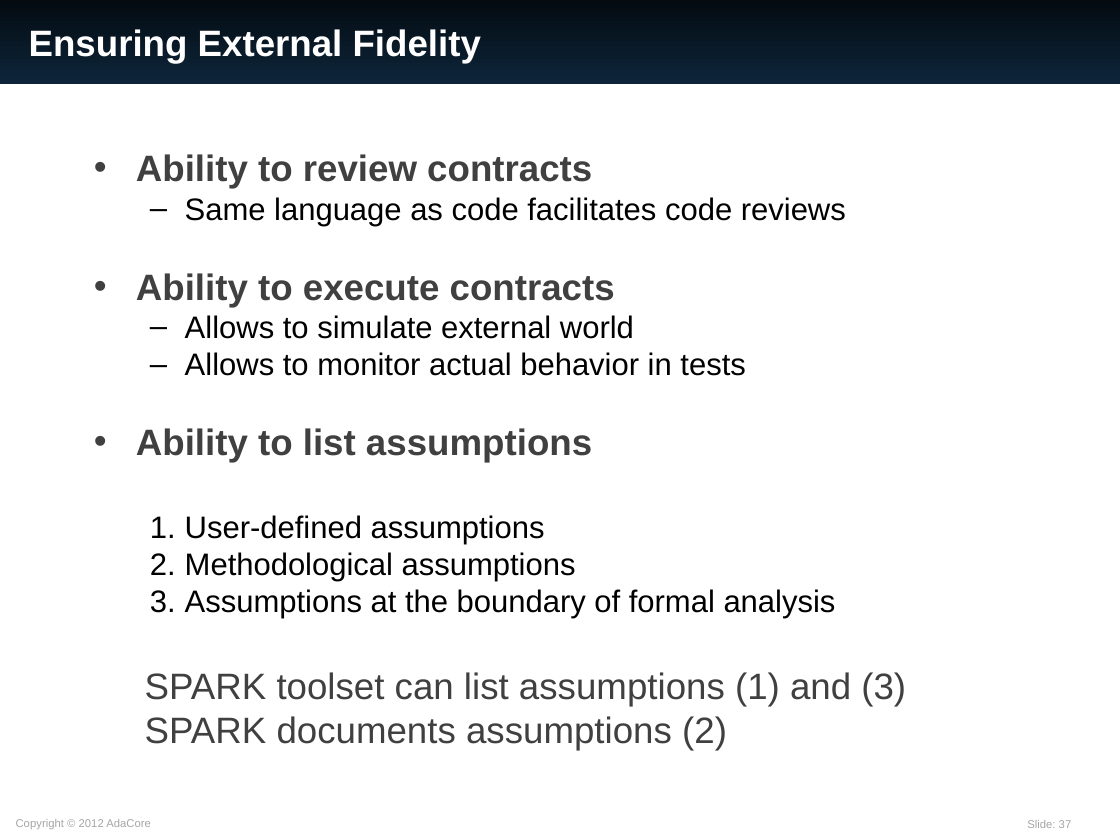
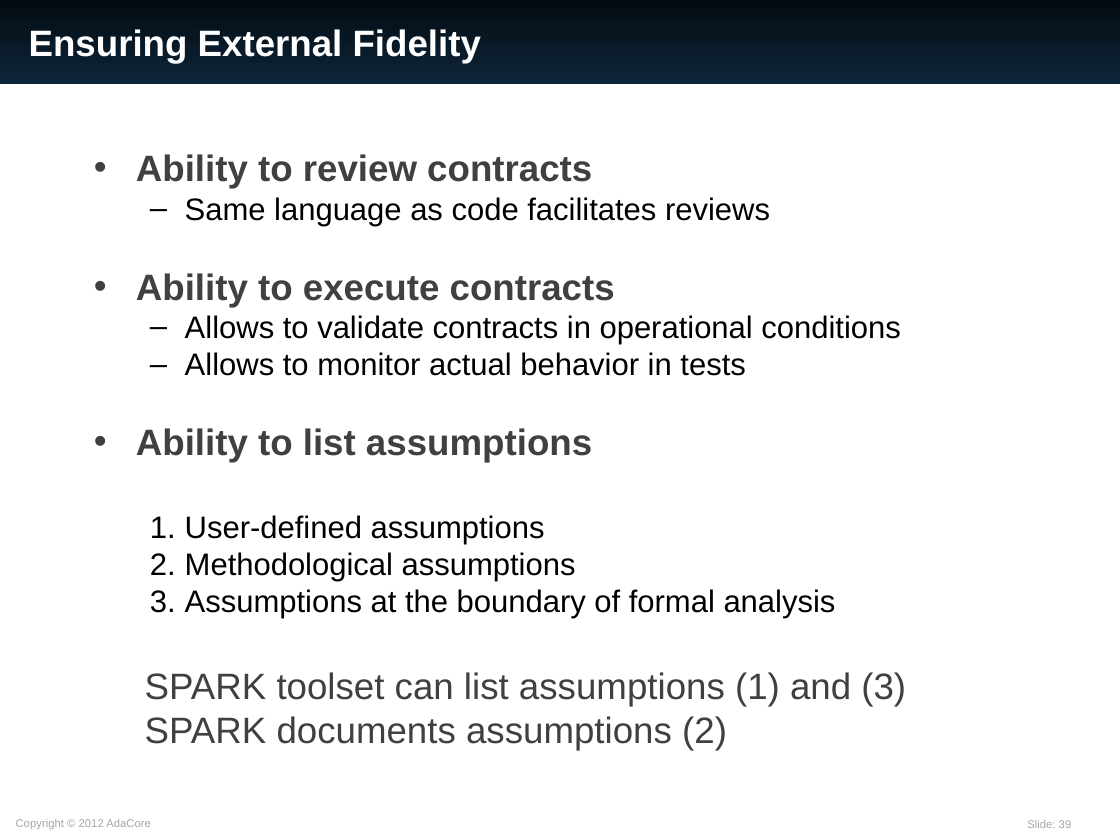
Before and after one commit to AdaCore/spark2014, a slide deck: slide 39 of slides/EASA_20160309/SPARK_2014.ppt (slide 37 before the commit). Drawn at 1120x840 pixels with LibreOffice and Linux fonts; fonts in the diff are those of the drawing. Boxes give left, top, right and bottom in pixels: in the first picture for what was removed or moved away, otherwise in the second. Text is boxed around its words. In the diff, an @@ line names an element or a change of style, - is before the commit and + after.

```diff
--- a/slides/EASA_20160309/SPARK_2014.ppt
+++ b/slides/EASA_20160309/SPARK_2014.ppt
@@ text at [185, 197, 770, 226]: text changed @@
-  – Same language as code facilitates code reviews
+  – Same language as code facilitates reviews
@@ text at [185, 315, 900, 344]: text changed @@
-  – Allows to simulate external world
+  – Allows to validate contracts in operational conditions
@@ page number at [1027, 820, 1072, 828]: text changed @@
-Slide: 37
+Slide: 39
```
Also in this commit, not shown: 9 other slides changed, 3 slides added.
